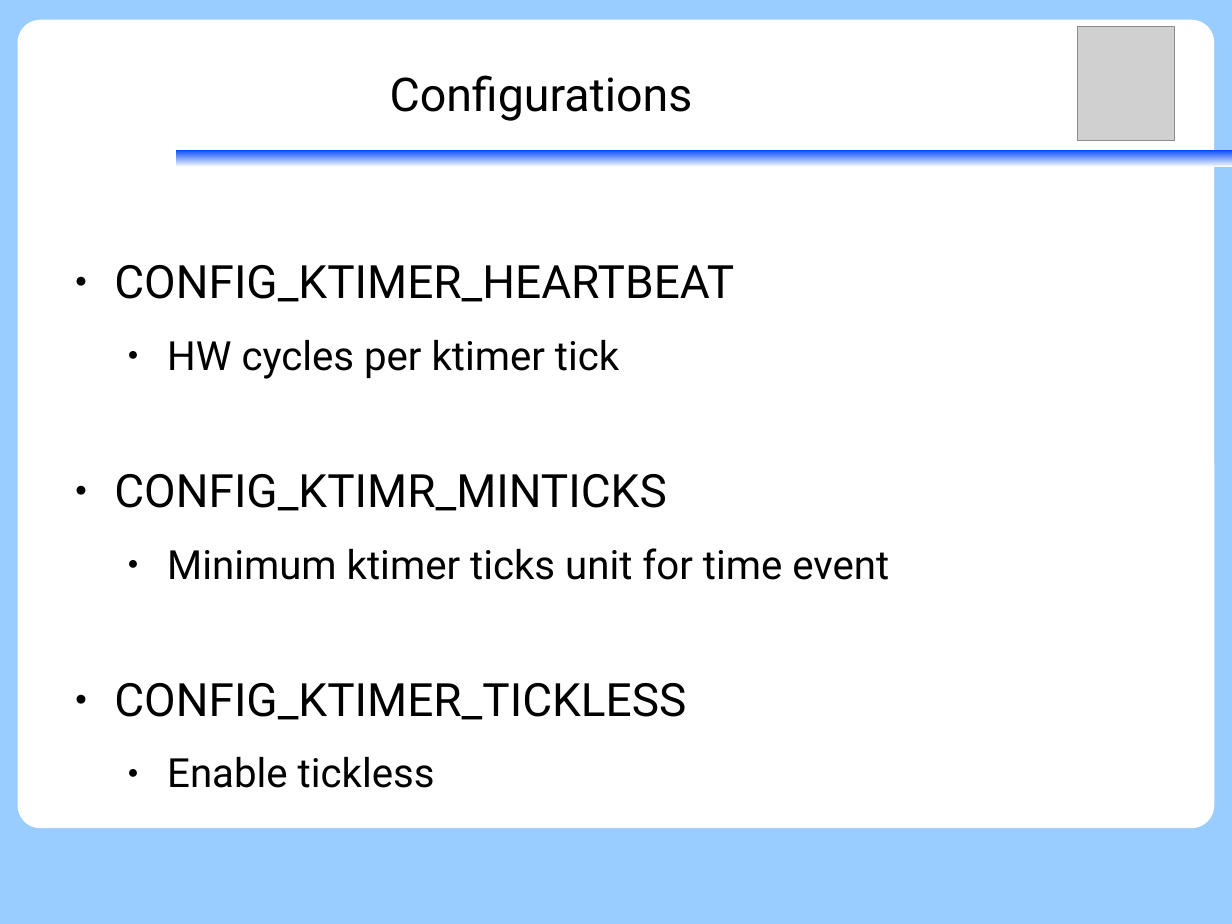
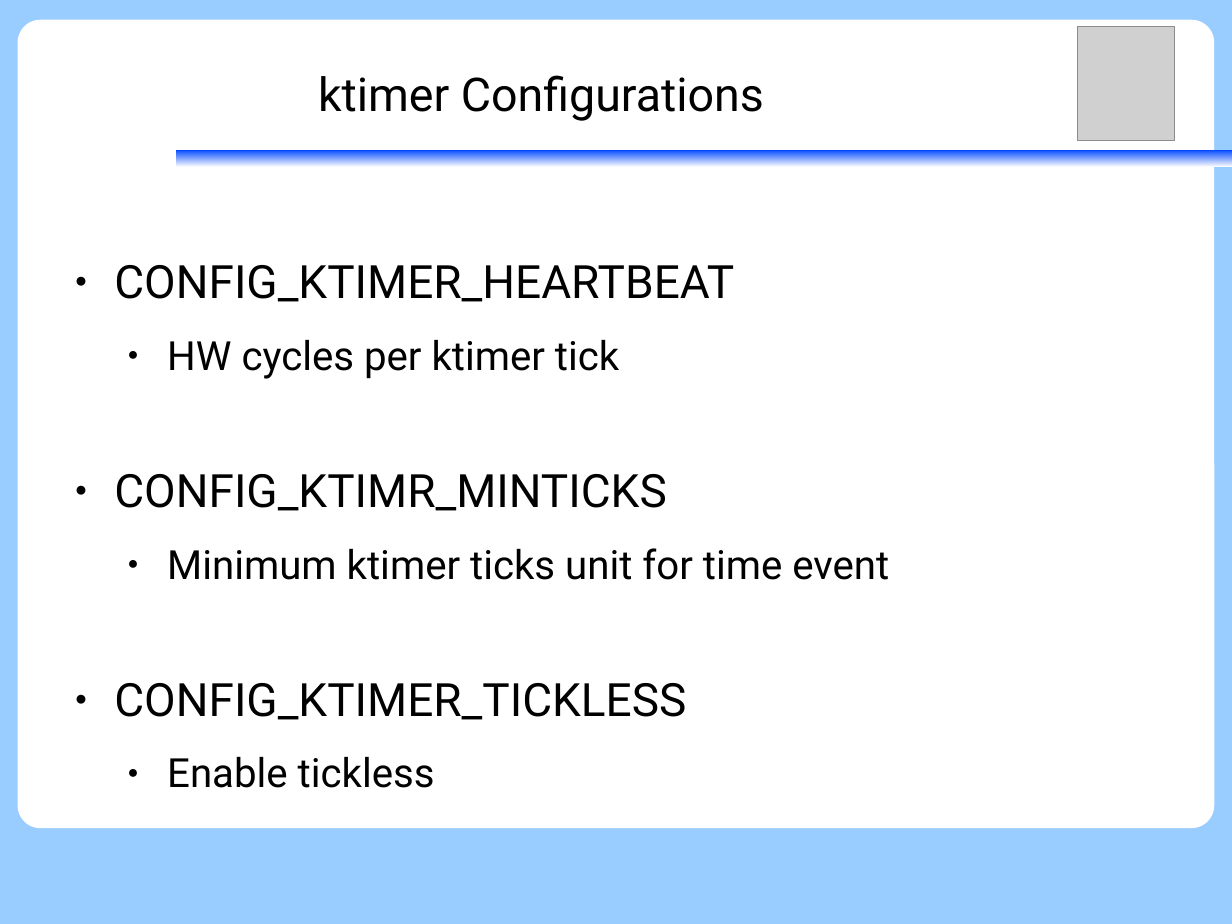
Before and after one commit to vh21/documents, a slide deck: slide 20 of ukernel/f9-microkernel-ktimer.odp (slide 18 before the commit). Drawn at 1232x924 pixels with LibreOffice and Linux fonts; fonts in the diff are those of the drawing; grey boxes stand for pictures. Boxes give left, top, right and bottom in pixels: in the first picture for what was removed or moved away, otherwise in the second. Text is boxed around its words. In the diff, an @@ line names an element or a change of style, - is before the commit and + after.

```diff
--- a/ukernel/f9-microkernel-ktimer.odp
+++ b/ukernel/f9-microkernel-ktimer.odp
@@ title at <box>318,75,764,121</box>: text changed @@
-Configurations
+ktimer Configurations
```
Also in this commit, not shown: 12 other slides changed, 5 slides added.
